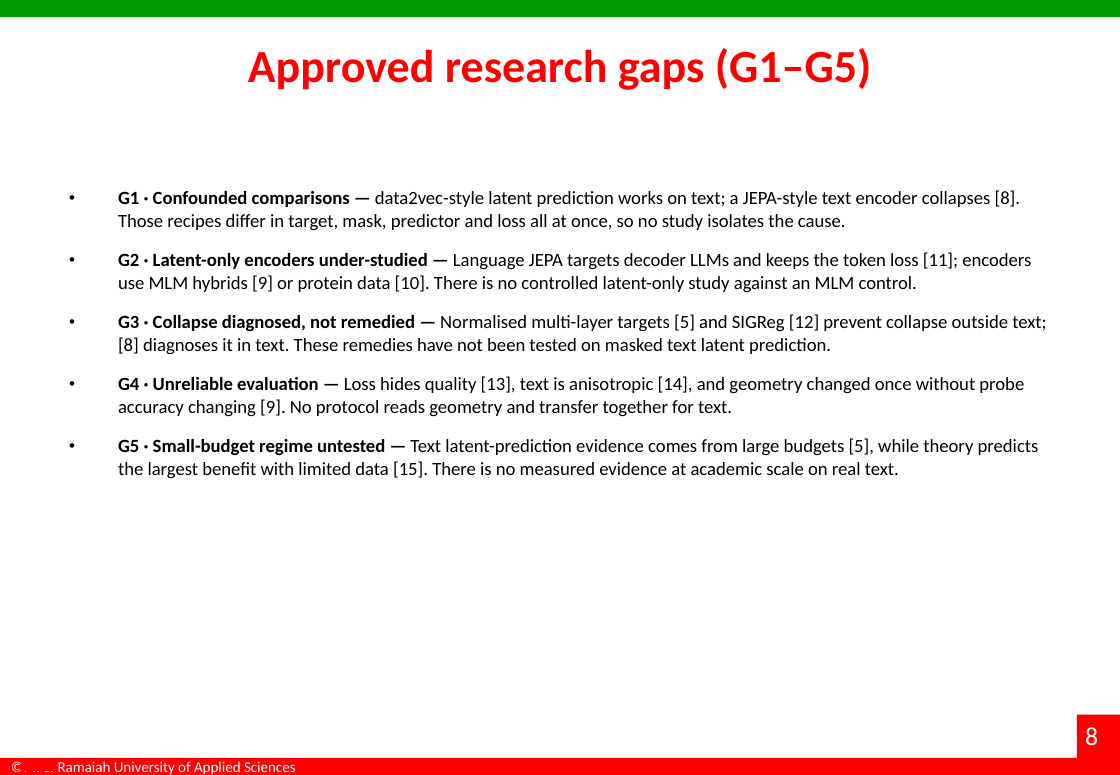
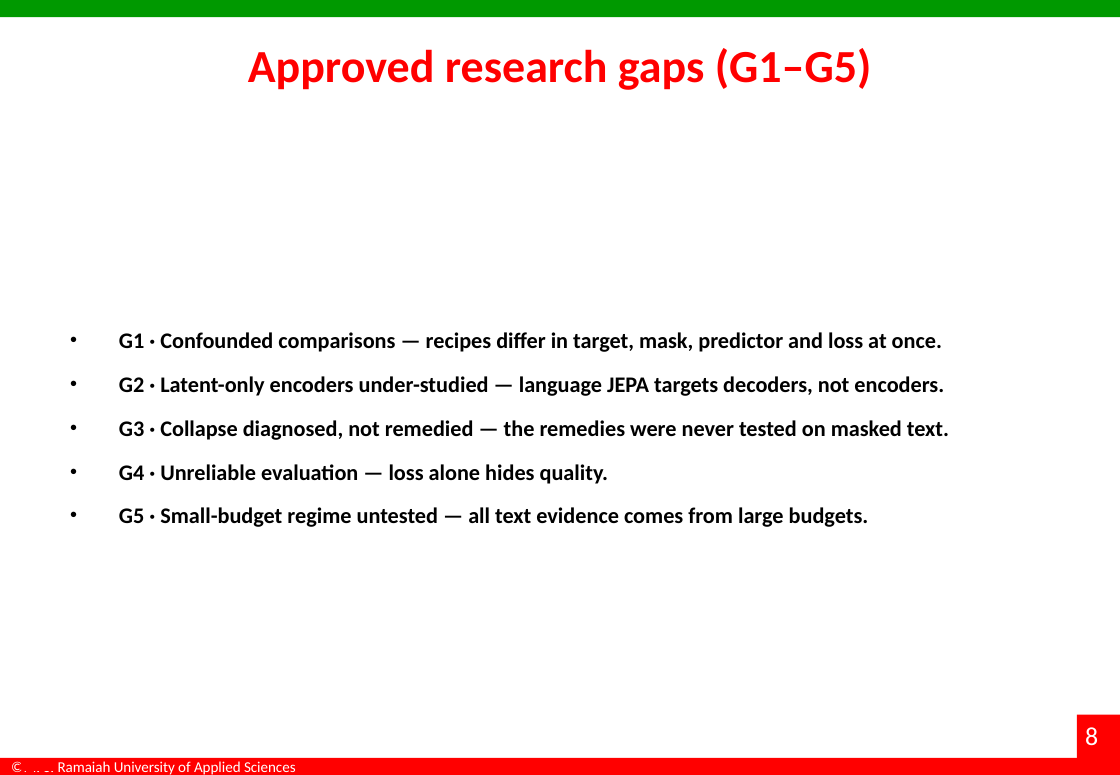
Before and after one commit to dakshadev/7th-sem, a slide deck: slide 8 of docs/Interim_Project_Presentation_7th-sem.pptx. Drawn at 1120x775 pixels with LibreOffice and Linux fonts; fonts in the diff are those of the drawing; background and template pictures are left out. Boxes give left, top, right and bottom in pixels: in the first picture for what was removed or moved away, otherwise in the second. Text is boxed around its words. In the diff, an @@ line names an element or a change of style, - is before the commit and + after.

Commit message:
docs(deck): type and alignment pass to presentation standard
Read as a viewer, not a thumbnail: six-column literature tables sat at 7.6pt, captions at 10pt, body
copy at 13pt, and every element type had its own left edge (tables 30pt, text 39pt, images 30-68pt).

- one left margin (0.55in) and one content width (700.8pt, i.e. the full area between margins)
- type floor raised: 20pt on the sparse slides, 17-18pt elsewhere, 15.5pt where the contents are
  dense, 10.5-11pt in tables, 11pt captions, 8.5pt references
- the longest paragraphs were rewritten in presentation register, since full sentences were the
  reason the type had to be small; the paper keeps the long form
- text blocks vertically balanced using PowerPoint's measured bound height instead of a guess
- column widths redistributed so Evidence has room and 'Completed' fits on one line
- orphan words removed from the conclusion bullets

Two regressions the render caught and this fixes: the references slide's two columns were being
stacked on one margin, and the repository link was being re-centred into the middle of the list.

scripts/polish_typography.ps1, scripts/rewrite_slide_copy.ps1, scripts/balance_text.ps1.

```diff
--- a/docs/Interim_Project_Presentation_7th-sem.pptx
+++ b/docs/Interim_Project_Presentation_7th-sem.pptx
@@ text at box(119, 332, 949, 527): text changed; size 13 to 15.5 pt; bold on @@
-• G1 · Confounded comparisons — data2vec-style latent prediction works on text; a JEPA-style text encoder collapses [8]. Those recipes differ in target, mask, predictor and loss all at once, so no study isolates the cause.
-• G2 · Latent-only encoders under-studied — Language JEPA targets decoder LLMs and keeps the token loss [11]; encoders use MLM hybrids [9] or protein data [10]. There is no controlled latent-only study against an MLM control.
-• G3 · Collapse diagnosed, not remedied — Normalised multi-layer targets [5] and SIGReg [12] prevent collapse outside text; [8] diagnoses it in text. These remedies have not been tested on masked text latent prediction.
-• G4 · Unreliable evaluation — Loss hides quality [13], text is anisotropic [14], and geometry changed once without probe accuracy changing [9]. No protocol reads geometry and transfer together for text.
-• G5 · Small-budget regime untested — Text latent-prediction evidence comes from large budgets [5], while theory predicts the largest benefit with limited data [15]. There is no measured evidence at academic scale on real text.
+• G1 · Confounded comparisons — recipes differ in target, mask, predictor and loss at once.
+• G2 · Latent-only encoders under-studied — language JEPA targets decoders, not encoders.
+• G3 · Collapse diagnosed, not remedied — the remedies were never tested on masked text.
+• G4 · Unreliable evaluation — loss alone hides quality.
+• G5 · Small-budget regime untested — all text evidence comes from large budgets.
```
Also in this commit, not shown: 19 other slides changed, 6 other files.
